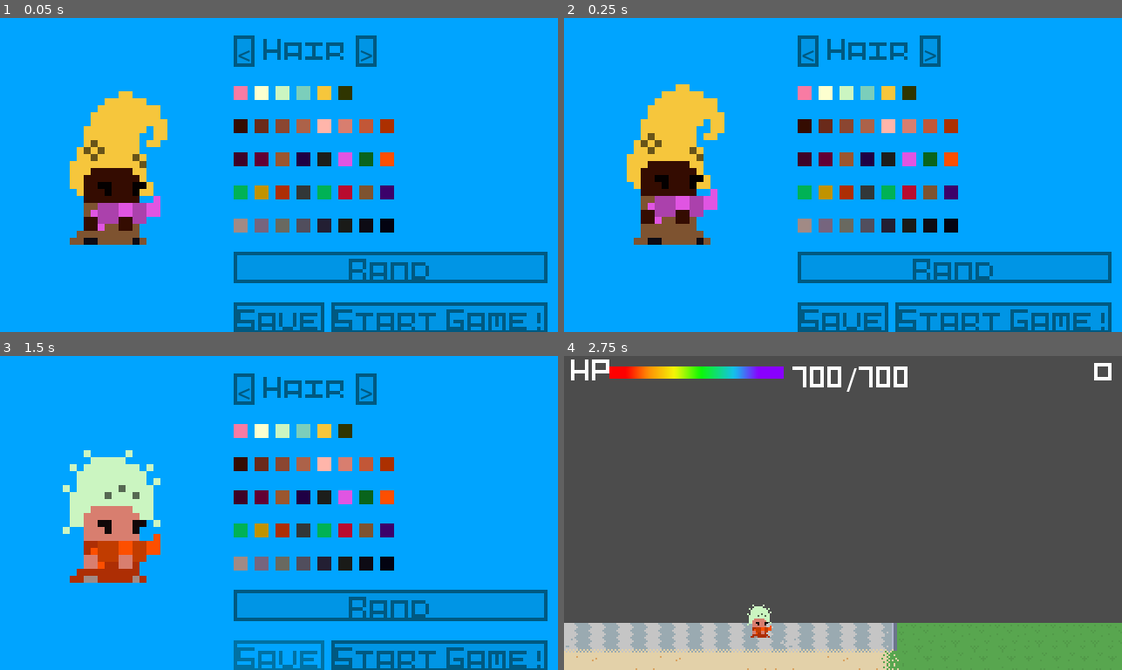
Above: before the commit, frames 1-4 (two rows, left to right).
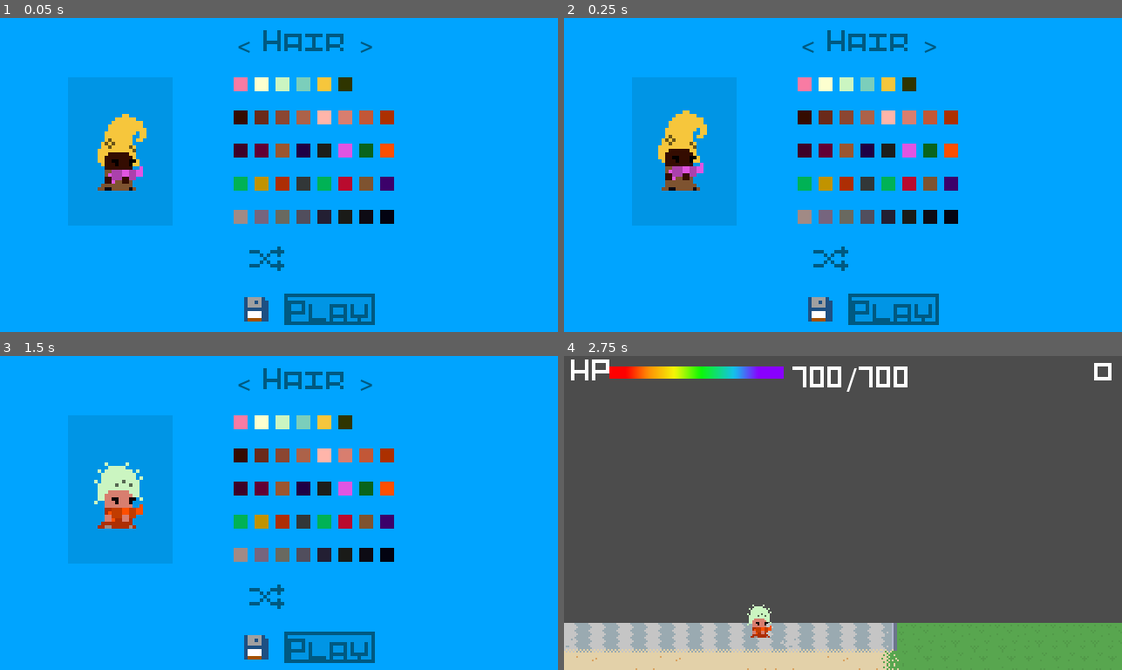
Above: after the commit, the same moments.

Repository: hamiltonromualdo/bring-ur-glam
Game: Godot game, scene res://src/UserInterface/CustomizePlayer.tscn
Two runs of this game, one before a commit and one after it. Both use one fixed random seed, a clock stepped at 60 frames per second and the inputs below. This scene is started directly instead of the project's main scene.
Inputs (mouse positions are in pixels of both pictures, inside the frame that each line leads up to; where the layout moved, square brackets give the same spot in the first picture):
- Up to frame 1 (0.05 s): no input
- Up to frame 2 (0.25 s): no input
- Up to frame 3 (1.5 s): click (390, 597) [390, 604] at 0.5 s; click (256, 648) [279, 657] at 1.25 s
- Up to frame 4 (2.75 s): click "Start Game!" (after the commit: "Play") at 2 s

The runs differ from the first frame. In frame 1, 26% of the frame differs, in the area x 12-99%, y 3-100%; in frame 2, 26%; in frame 3, 26%, in the area x 11-99%, y 3-100%; in frame 4, nothing differs.

Commit message:
Add icons and adjustes in CustomizePlayer

Diff:
--- a/bring_ur_glam/src/UserInterface/CustomizePlayer.tscn
+++ b/bring_ur_glam/src/UserInterface/CustomizePlayer.tscn
@@ -1,9 +1,11 @@
-[gd_scene load_steps=11 format=2]
+[gd_scene load_steps=13 format=2]
 
 [ext_resource path="res://src/UserInterface/PlayerCustomization/HairColorSelector.tscn" type="PackedScene" id=1]
 [ext_resource path="res://src/UserInterface/CustomizePlayer.gd" type="Script" id=2]
 [ext_resource path="res://src/Actors/PlayerImages.tscn" type="PackedScene" id=3]
 [ext_resource path="res://assets/ui/flat_pixel_theme.tres" type="Theme" id=4]
+[ext_resource path="res://assets/icons/random.png" type="Texture" id=5]
+[ext_resource path="res://assets/icons/save.png" type="Texture" id=6]
 [ext_resource path="res://src/UserInterface/PlayerCustomization/SkinColorSelector.tscn" type="PackedScene" id=8]
 [ext_resource path="res://src/UserInterface/PlayerCustomization/ColorSwatch.tscn" type="PackedScene" id=9]
 [ext_resource path="res://src/UserInterface/PlayerCustomization/ColorSwatch.gd" type="Script" id=10]
@@ -13,9 +15,14 @@
 
 [node name="CustomizablePlayer" type="Node2D"]
 script = ExtResource( 2 )
+__meta__ = {
+"_edit_horizontal_guides_": [ 175.0 ],
+"_edit_vertical_guides_": [ 157.0 ]
+}
 
 [node name="PlayerImages" parent="." instance=ExtResource( 3 )]
-scale = Vector2( 4, 4 )
+position = Vector2( 36, 34 )
+scale = Vector2( 2, 2 )
 
 [node name="CompositionalSprites" parent="PlayerImages" index="0"]
 position = Vector2( 16, 16.5 )
@@ -30,9 +37,9 @@
 
 [node name="VBoxContainer" type="VBoxContainer" parent="Control"]
 margin_left = 134.0
-margin_top = 10.0
-margin_right = 305.0
-margin_bottom = 174.0
+margin_top = 5.0
+margin_right = 314.0
+margin_bottom = 176.0
 size_flags_horizontal = 3
 size_flags_vertical = 3
 custom_constants/separation = 11
@@ -49,6 +56,7 @@
 margin_right = 12.0
 margin_bottom = 18.0
 text = "<"
+flat = true
 __meta__ = {
 "_edit_use_anchors_": false
 }
@@ -71,6 +79,7 @@
 margin_right = 82.0
 margin_bottom = 18.0
 text = ">"
+flat = true
 __meta__ = {
 "_edit_use_anchors_": false
 }
@@ -551,14 +560,29 @@
 }
 color = Color( 0.0156863, 0.0156863, 0.0705882, 1 )
 
-[node name="Rand" type="Button" parent="Control/VBoxContainer"]
+[node name="MarginContainer" type="MarginContainer" parent="Control/VBoxContainer"]
 margin_top = 124.0
 margin_right = 180.0
 margin_bottom = 142.0
-text = "Rand"
-__meta__ = {
-"_edit_use_anchors_": false
-}
+__meta__ = {
+"_edit_use_anchors_": false
+}
+
+[node name="Rand" type="Button" parent="Control/VBoxContainer/MarginContainer"]
+margin_right = 180.0
+margin_bottom = 18.0
+rect_min_size = Vector2( 30, 15 )
+text = "      "
+flat = true
+__meta__ = {
+"_edit_use_anchors_": false
+}
+
+[node name="Sprite" type="Sprite" parent="Control/VBoxContainer/MarginContainer/Rand"]
+modulate = Color( 0, 0.352941, 0.509804, 1 )
+position = Vector2( 19, 10 )
+scale = Vector2( 2, 2 )
+texture = ExtResource( 5 )
 
 [node name="HBoxContainer2" type="HBoxContainer" parent="Control/VBoxContainer"]
 margin_top = 153.0
@@ -566,18 +590,25 @@
 margin_bottom = 171.0
 
 [node name="Save" type="Button" parent="Control/VBoxContainer/HBoxContainer2"]
-margin_right = 52.0
+margin_right = 25.0
 margin_bottom = 18.0
-text = "Save"
-__meta__ = {
-"_edit_use_anchors_": false
-}
+rect_min_size = Vector2( 25, 18 )
+text = "     "
+flat = true
+__meta__ = {
+"_edit_use_anchors_": false
+}
+
+[node name="Sprite" type="Sprite" parent="Control/VBoxContainer/HBoxContainer2/Save"]
+position = Vector2( 14, 10 )
+scale = Vector2( 2, 2 )
+texture = ExtResource( 6 )
 
 [node name="StartGame" type="Button" parent="Control/VBoxContainer/HBoxContainer2"]
-margin_left = 56.0
-margin_right = 180.0
+margin_left = 29.0
+margin_right = 81.0
 margin_bottom = 18.0
-text = "Start Game!"
+text = "Play"
 __meta__ = {
 "_edit_use_anchors_": false
 }
@@ -589,6 +620,17 @@
 anchor_right = 1.0
 anchor_bottom = 1.0
 color = Color( 0, 0.647059, 1, 1 )
+__meta__ = {
+"_edit_use_anchors_": false
+}
+
+[node name="ColorRect2" type="ColorRect" parent="Control/Background"]
+margin_left = 39.0
+margin_top = 34.0
+margin_right = 79.0
+margin_bottom = 74.0
+rect_scale = Vector2( 1.50376, 2.12089 )
+color = Color( 0, 0.588235, 0.901961, 1 )
 __meta__ = {
 "_edit_use_anchors_": false
 }
@@ -600,7 +642,7 @@
 [connection signal="color_changed" from="Control/VBoxContainer/GunColor" to="." method="_on_GunColorSelector_color_changed"]
 [connection signal="color_changed" from="Control/VBoxContainer/DressColor" to="." method="_on_DressColor_color_changed"]
 [connection signal="color_changed" from="Control/VBoxContainer/ShoesColor" to="." method="_on_ShoesColor_color_changed"]
-[connection signal="pressed" from="Control/VBoxContainer/Rand" to="." method="_on_Rand_pressed"]
+[connection signal="pressed" from="Control/VBoxContainer/MarginContainer/Rand" to="." method="_on_Rand_pressed"]
 [connection signal="pressed" from="Control/VBoxContainer/HBoxContainer2/Save" to="." method="_on_Save_pressed"]
 [connection signal="pressed" from="Control/VBoxContainer/HBoxContainer2/StartGame" to="." method="_on_StartGame_pressed"]
 
Binary file added: bring_ur_glam/assets/icons/random.png
Not shown, added: bring_ur_glam/assets/icons/random.png.import
Binary file added: bring_ur_glam/assets/icons/save.png
Not shown, added: bring_ur_glam/assets/icons/save.png.import
